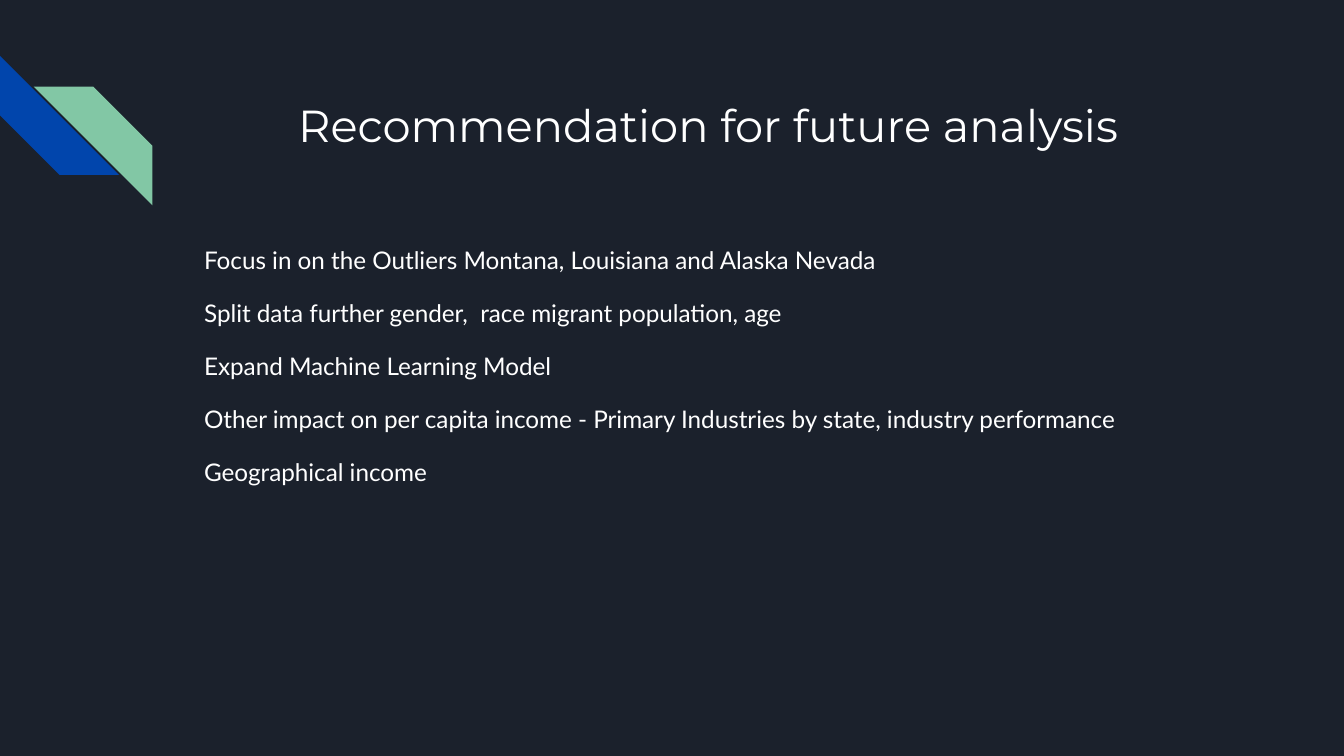
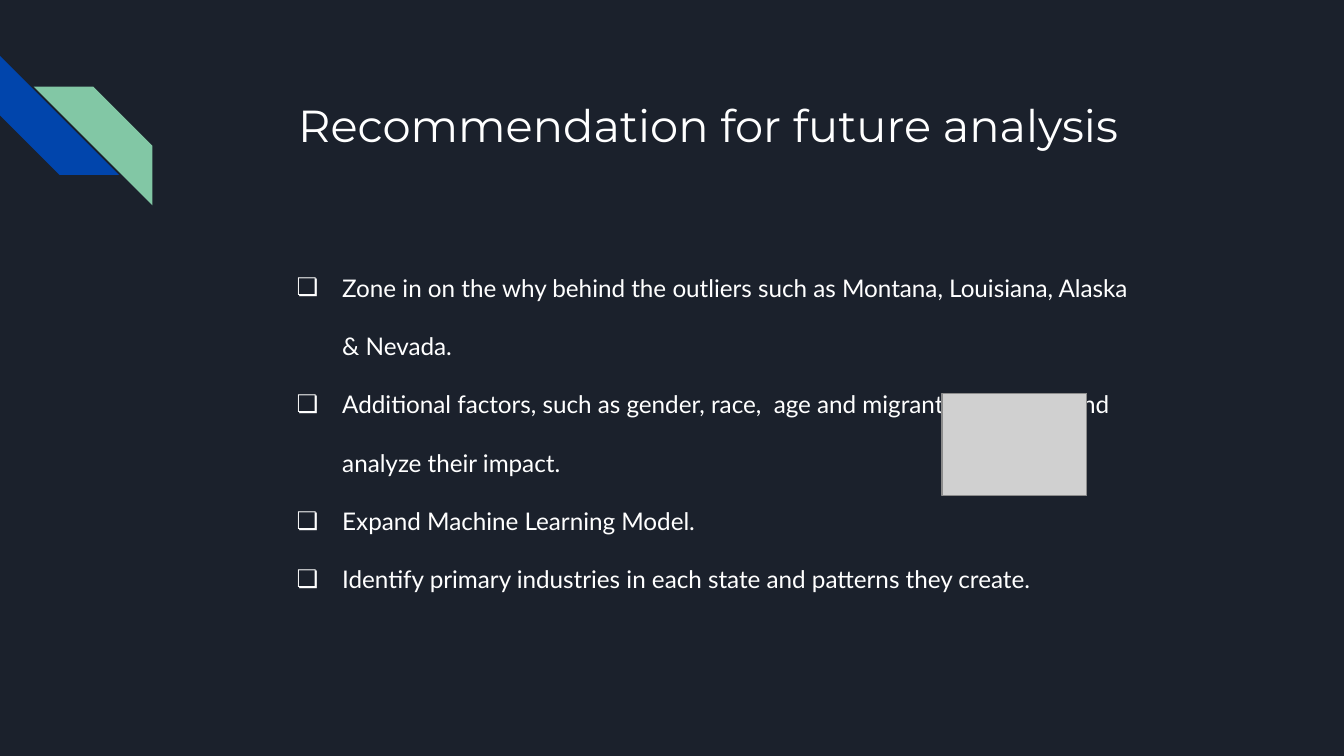
Before and after one commit to VickyCarlson/PCI_Growth, a slide deck: slide 15 of Effect of Educational Attainment on per Capita Growth by State.pptx (slide 14 before the commit). Drawn at 1344x756 pixels with LibreOffice and Linux fonts; fonts in the diff are those of the drawing; grey boxes stand for pictures. Boxes give left, top, right and bottom in pixels: in the first picture for what was removed or moved away, otherwise in the second. Text is boxed around its words. In the diff, an @@ line names an element or a change of style, - is before the commit and + after.

```diff
--- a/Effect of Educational Attainment on per Capita Growth by State.pptx
+++ b/Effect of Educational Attainment on per Capita Growth by State.pptx
@@ text at (342, 279, 1128, 592): text changed @@
-Focus in on the Outliers Montana, Louisiana and Alaska Nevada
-Split data further gender, race migrant population, age
-Expand Machine Learning Model
-Other impact on per capita income - Primary Industries by state, industry performance
-Geographical income
+❏ Zone in on the why behind the outliers such as Montana, Louisiana, Alaska & Nevada.
+❏ Additional factors, such as gender, race, age and migrant population and analyze their impact.
+❏ Expand Machine Learning Model.
+❏ Identify primary industries in each state and patterns they create.
@@ picture added at (942, 394, 1086, 496) @@
```
Also in this commit, not shown: 9 other slides changed, 2 slides added, 1 slide removed.
